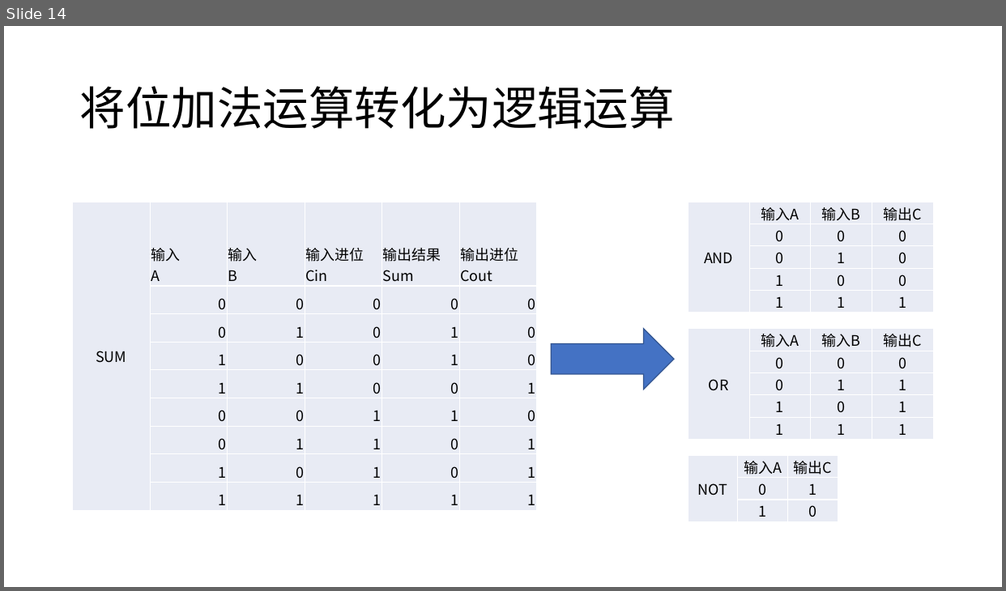
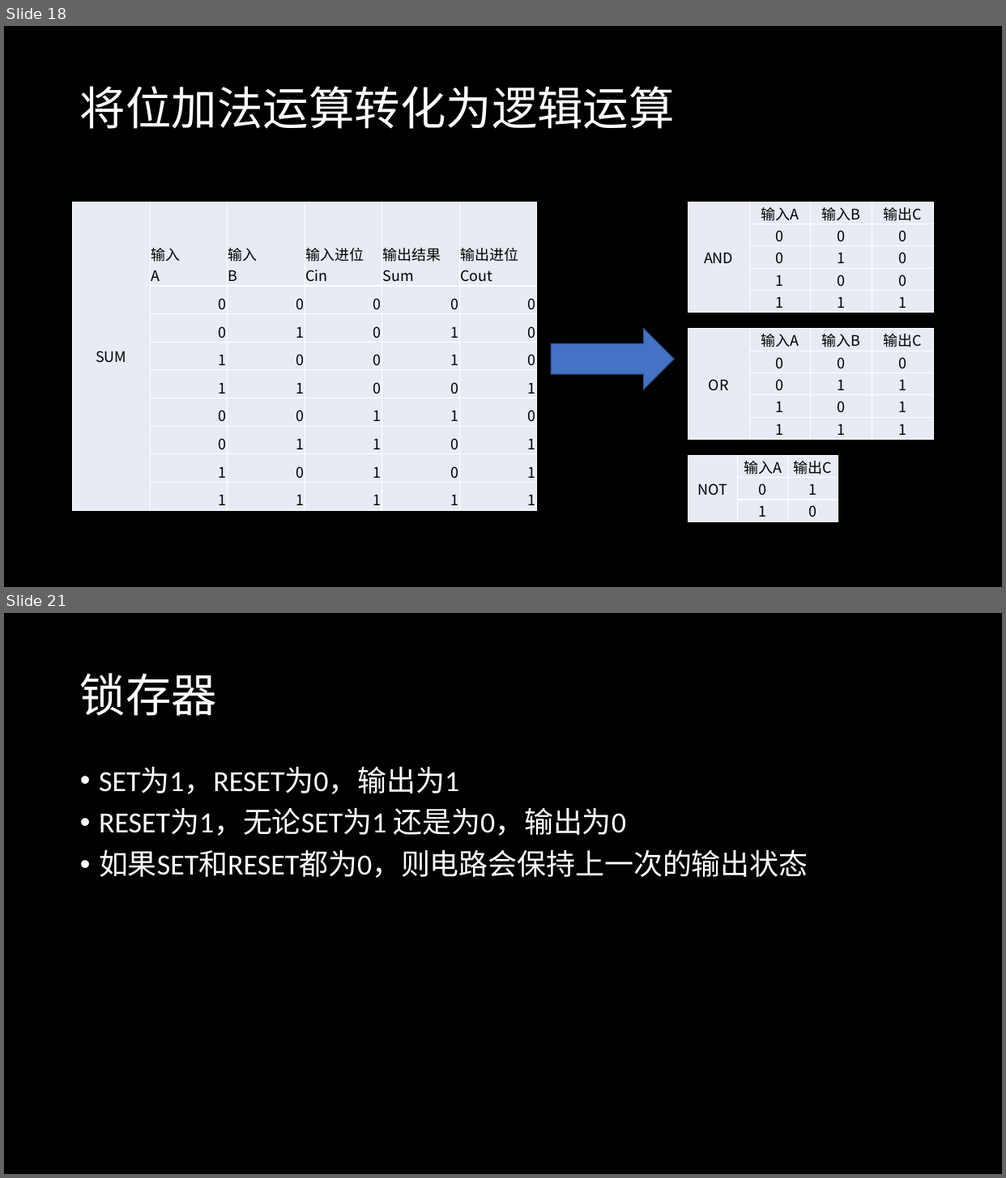
Before and after one commit to SleepySoft/SleepyMemo, a slide deck: 半导体器件与逻辑电路.pptx. Shown one above the other, each under a label of ours: slide 14 before the commit, slides 18 and 21 after it; the slides between them are not shown. The pictures are 1006x591 and 1006x1178 pixels, drawn with LibreOffice and Linux fonts; fonts in the diff are those of the drawing. Boxes give left, top, right and bottom in pixels: in the first picture for what was removed or moved away, otherwise in the second. Text is boxed around its words. In the diff, an @@ line names an element or a change of style, - is before the commit and + after.

```diff
--- a/半导体器件与逻辑电路.pptx
+++ b/半导体器件与逻辑电路.pptx
@@ slide 21 added at [4, 613, 1002, 1174], background #000000 @@
@@ title added at [80, 673, 217, 716], 44 pt, text #FFFFFF @@
+锁存器
@@ text added at [99, 767, 808, 878], 28 pt, text #FFFFFF @@
+• SET为1，RESET为0，输出为1
+• RESET为1，无论SET为1 还是为0，输出为0
+• 如果SET和RESET都为0，则电路会保持上一次的输出状态
@@ what was slide 14 is now slide 18 @@
@@ slide 18 changed as well @@
@@ background #FFFFFF to #000000 @@
@@ title "将位加法运算转化为逻辑运算" at [80, 86, 675, 129]: text colour #000000 to #FFFFFF @@
```
Also in this commit, not shown: 15 other slides changed, 9 other slides added, 1 slide removed, 3 other files.
